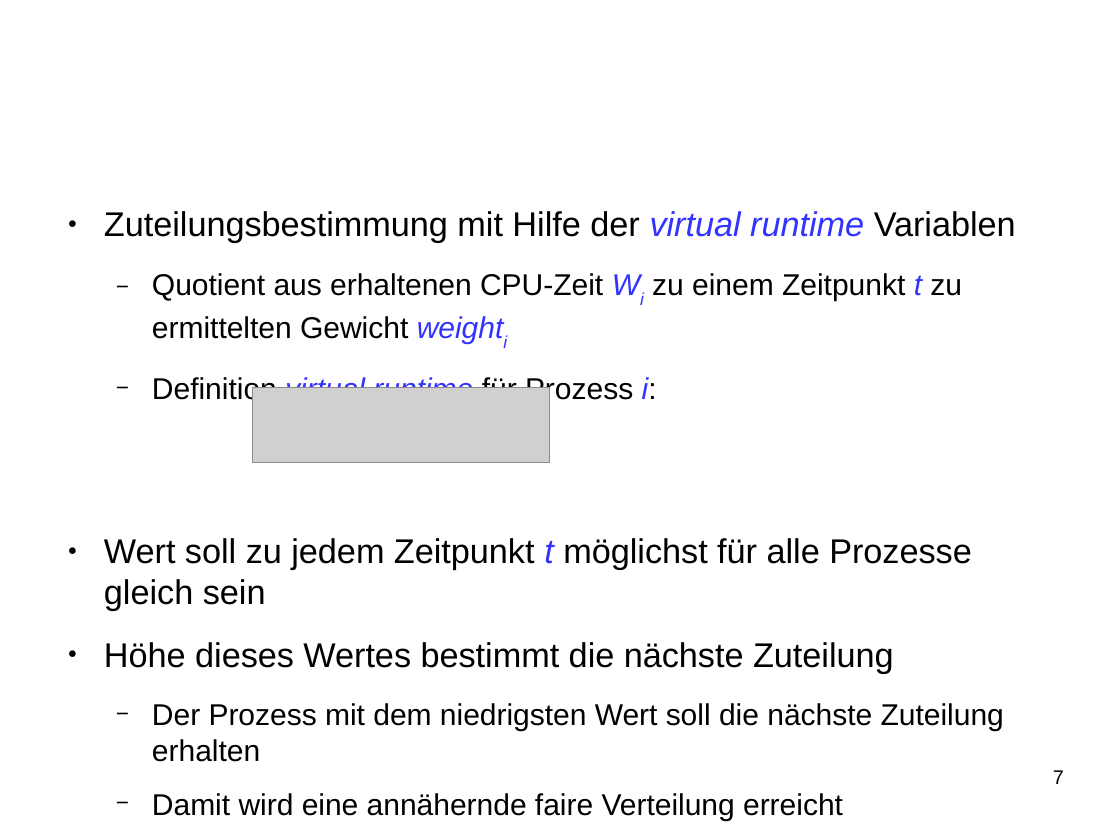
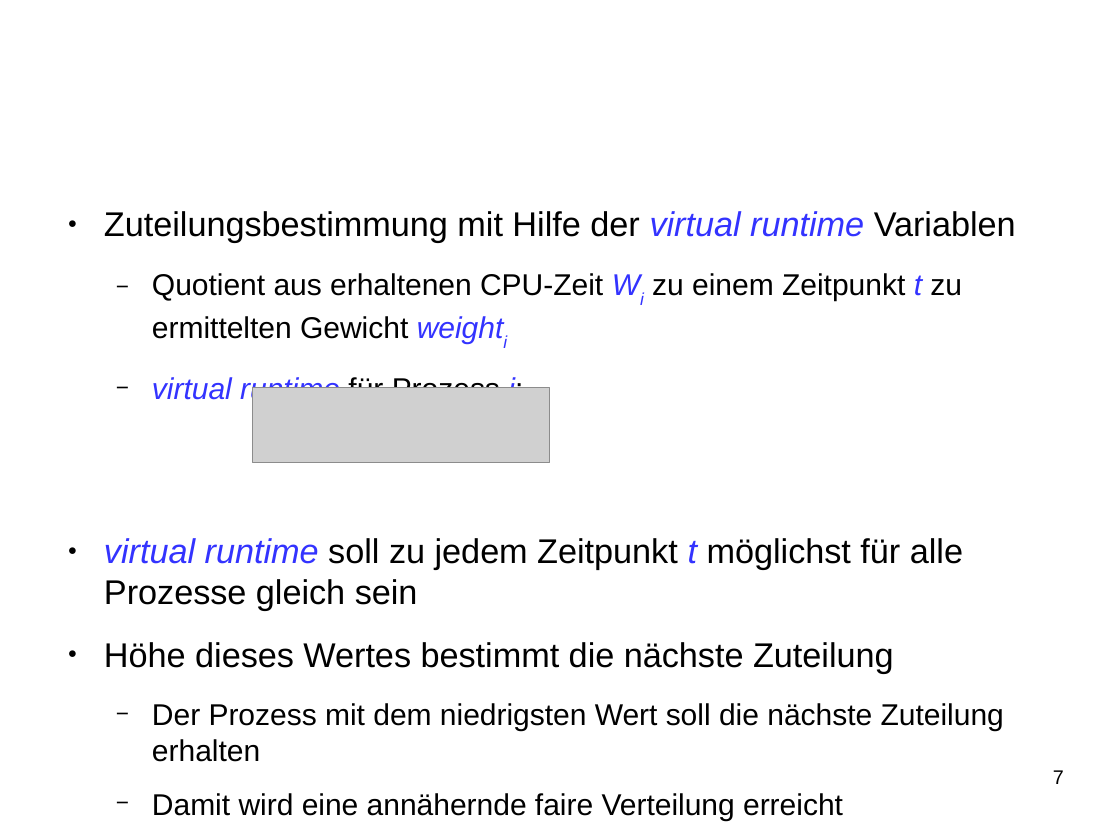
Before and after one commit to SeminararbeitCFS/main, a slide deck: slide 7 of vortrag/vortrag_CFS.odp. Drawn at 1120x840 pixels with LibreOffice and Linux fonts; fonts in the diff are those of the drawing; grey boxes stand for pictures; background and template pictures are left out. Boxes give left, top, right and bottom in pixels: in the first picture for what was removed or moved away, otherwise in the second. Text is boxed around its words. In the diff, an @@ line names an element or a change of style, - is before the commit and + after.

```diff
--- a/vortrag/vortrag_CFS.odp
+++ b/vortrag/vortrag_CFS.odp
@@ text at (104, 375, 963, 611): text changed @@
-  − Definition virtual runtime für Prozess i:
-● Wert soll zu jedem Zeitpunkt t möglichst für alle Prozesse gleich sein
+  − virtual runtime für Prozess i:
+● virtual runtime soll zu jedem Zeitpunkt t möglichst für alle Prozesse gleich sein
```
Also in this commit, not shown: 5 other slides changed, 1 slide added, 1 slide removed.
